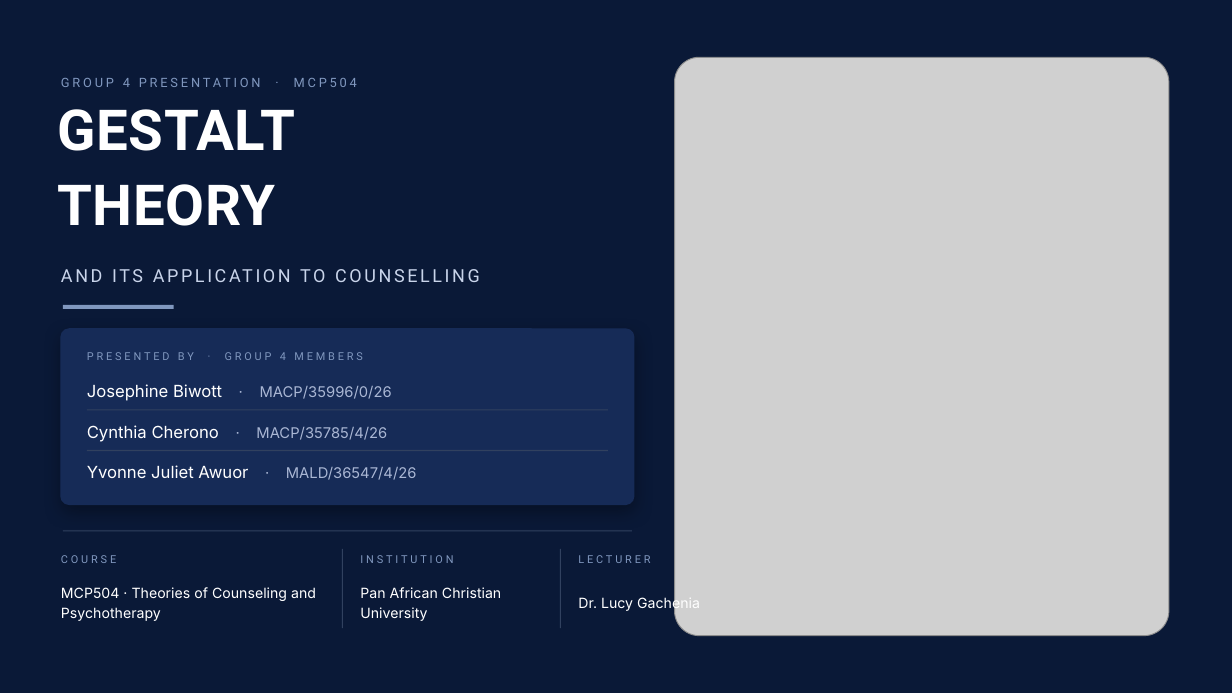
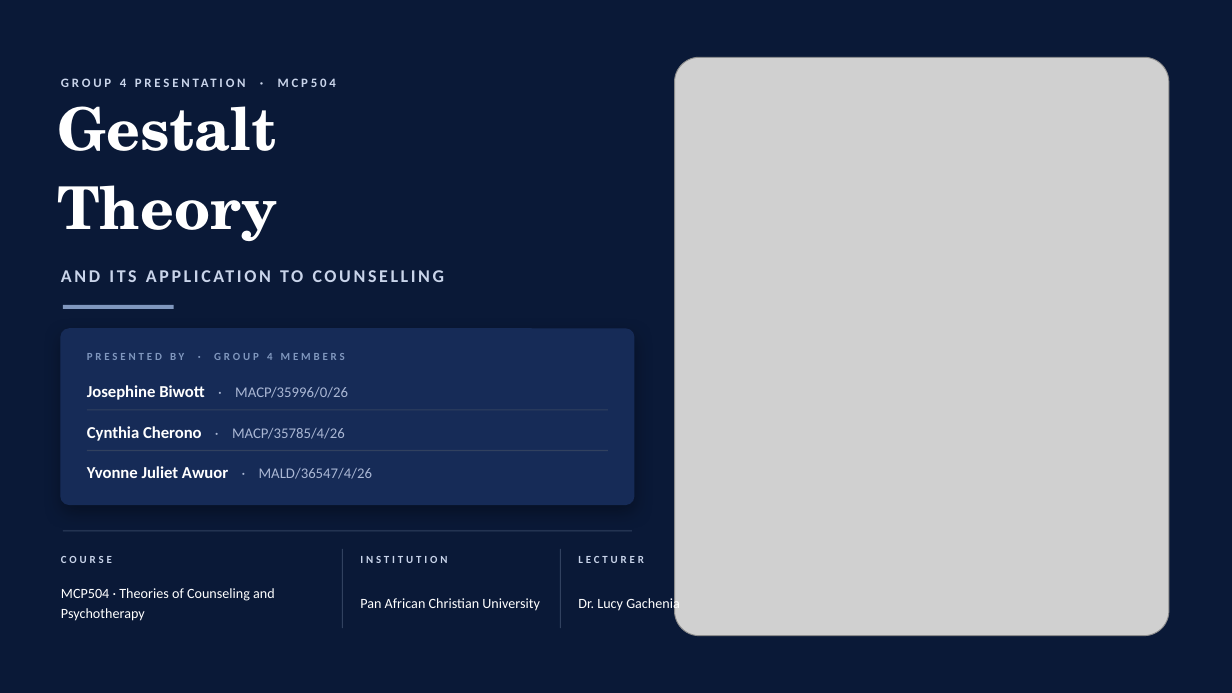
Before and after one commit to wambetebenjamin/Business-e-books, a slide deck: slide 1 of presentations/gestalt-theory-counselling/output/Gestalt Theory and Its Application to Counselling.pptx. Drawn at 1232x693 pixels with LibreOffice and Linux fonts; fonts in the diff are those of the drawing; grey boxes stand for pictures; background and template pictures are left out. Boxes give left, top, right and bottom in pixels: in the first picture for what was removed or moved away, otherwise in the second. Text is boxed around its words. In the diff, an @@ line names an element or a change of style, - is before the commit and + after.

```diff
--- a/presentations/gestalt-theory-counselling/output/Gestalt Theory and Its Application to Counselling.pptx
+++ b/presentations/gestalt-theory-counselling/output/Gestalt Theory and Its Application to Counselling.pptx
@@ rectangle added at [0,0,1232,693], fill #0A1937 at 80% opacity @@
@@ text at [57,106,276,151]: text changed; size 44 to 46 pt; font Roboto to TeX Gyre Schola @@
-GESTALT
+Gestalt
@@ text at [57,185,278,241]: text changed; size 44 to 46 pt; font Roboto to TeX Gyre Schola @@
-THEORY
+Theory
@@ text "AND ITS APPLICATION TO COUNSELLING" at [61,259,699,292]: font Roboto to Calibri, bold on @@
@@ text "PRESENTED BY · GROUP 4 ..." at [87,353,345,360]: font Roboto to Calibri, bold on @@
@@ text "Josephine Biwott · MACP/35996/0/26" at [87,385,348,400]: font Inter to Calibri; bold on in "Josephine Biwott" @@
@@ text "Cynthia Cherono · MACP/35785/4/26" at [87,426,345,441]: font Inter to Calibri; bold on in "Cynthia Cherono" @@
@@ text "Yvonne Juliet Awuor · MALD/36547/4/26" at [87,466,372,479]: font Inter to Calibri; bold on in "Yvonne Juliet Awuor" @@
@@ font Roboto to Calibri, text colour #8097BE to #C9D4EA, bold on in 4 elements at [120,78,336,87], [61,556,112,563], [360,556,447,563], [578,556,644,563] @@
@@ font Inter to Calibri in 3 elements at [61,588,275,621], [360,598,540,611], [578,596,680,612] @@
```
Also in this commit, not shown: 21 other slides changed, 36 other files.
